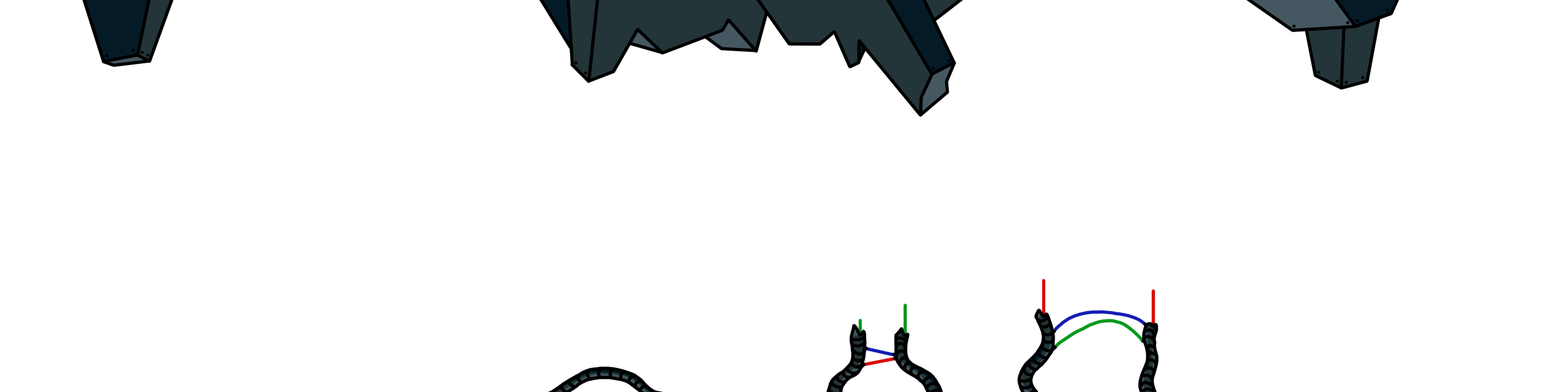
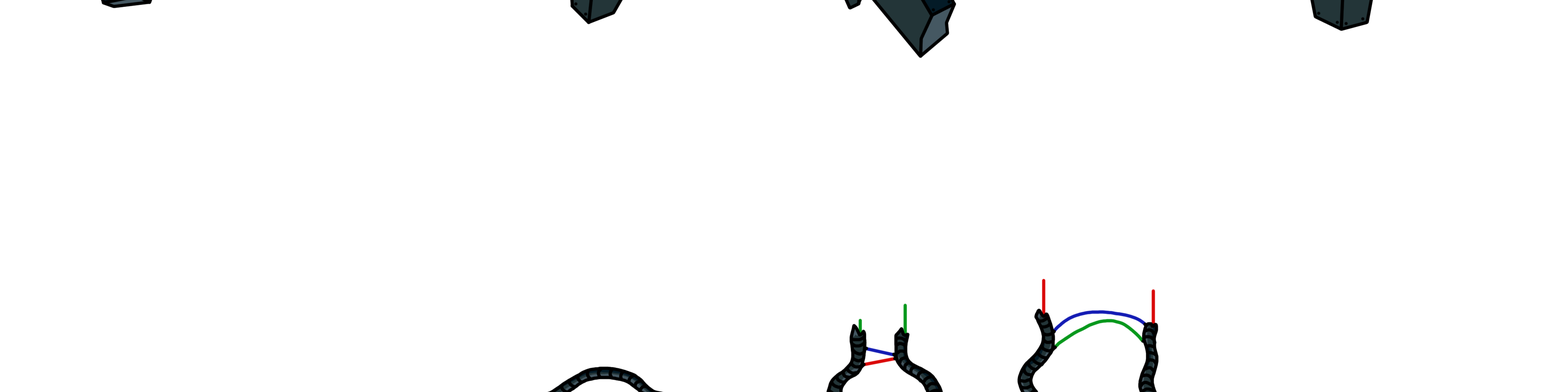
Two versions of the same layered image (1568x392). Layer-by-layer changes:
painted on "Linework" over [82,0,1400,118]
painted on "Color" over [82,0,1397,113]
